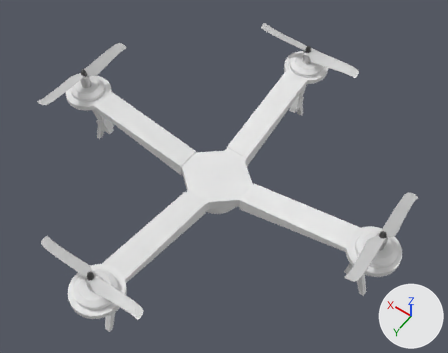
The Blender file Arman/Drone 1.blend, before and after one commit.
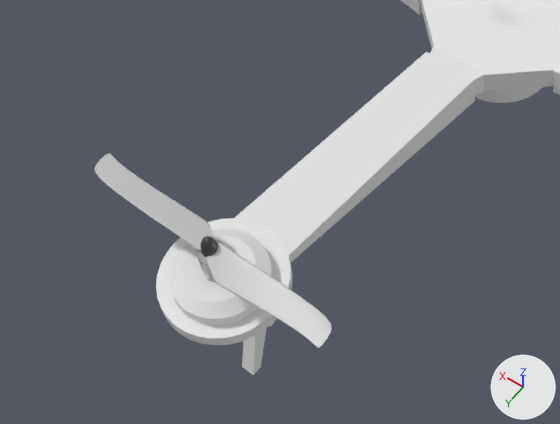
The first picture shows the older version from a 50 mm camera at (-9.47, 12.77, 20.5) aimed at (-0.16, -0.27, 0.01). The close-ups show both versions on the part from 0% to 54% of the width and 48% to 100% of the height of that picture; other places that the commit changed are outside them. Arrows for +X, +Y and +Z are at lower right; the lights stay in place.
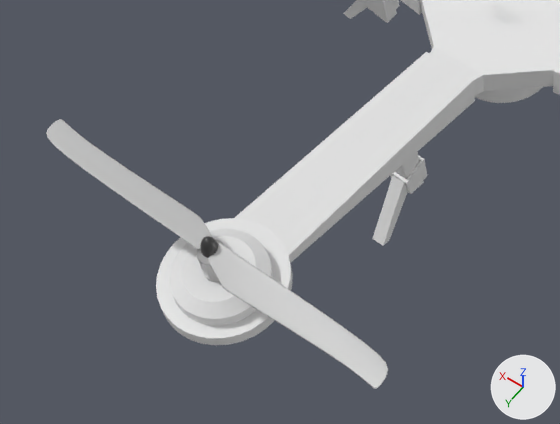
The change, as JSON lines over the scene's bpy script:
```json
{"op": "set", "path": "ob_lc1_1.location", "old": "(0.11, 6.77, -0.01)", "new": "(0.11, 2.88, -0.76)"}
{"op": "set", "path": "ob_lc1_1.rotation_euler", "old": "(-1.572, 0.0, 0.0)", "new": "(-1.295, 0.0, 0.0)", "note": "degrees (-90, 0, 0) -> degrees (-74, 0, 0)"}
{"op": "set", "path": "ob_lc2_1.location", "old": "(0.04, 6.47, -0.64)", "new": "(0.04, 2.77, -1.45)"}
{"op": "set", "path": "ob_lc3_1.location", "old": "(-0.15, 6.92, -1.37)", "new": "(-0.15, 3.39, -2.03)"}
{"op": "set", "path": "ob_lc3_1.rotation_euler", "old": "(0.0243, 0.0, 0.0)", "new": "(0.302, 0.0, 0.0)", "note": "degrees (1.4, 0, 0) -> degrees (17, 0, 0)"}
{"op": "set", "path": "ob_lc1_4.location", "old": "(6.73, -0.12, -0.01)", "new": "(3.06, -0.12, -0.79)"}
{"op": "set", "path": "ob_lc2_4.location", "old": "(6.43, -0.06, -0.64)", "new": "(2.94, -0.06, -1.48)"}
{"op": "set", "path": "ob_lc3_4.location", "old": "(6.87, 0.13, -1.37)", "new": "(3.55, 0.13, -2.07)"}
{"op": "set", "path": "ob_plane_003.scale", "old": "(1.33, 1.42, 1.0)", "new": "(1.9, 1.42, 1.0)"}
```

Pixel boxes [x1, y1, x2, y2] of what changed, in the close-ups (560 x 424 px):
```json
{"object": "Plane.003", "change": "rescaled", "before": [95, 153, 332, 348], "after": [46, 119, 388, 389], "on screen": "44% wider, 38% taller"}
{"object": "LC3.1", "change": "moved, turned", "before": [242, 329, 266, 375], "after": [372, 176, 407, 246]}
{"object": "LC2.1", "change": "moved", "after": [390, 155, 427, 194], "on screen": "not visible before"}
{"object": "LC2.4", "change": "moved", "after": [365, 0, 400, 19], "on screen": "not visible before"}
{"object": "LC1.1", "change": "moved, turned", "after": [395, 152, 424, 190], "on screen": "not visible before"}
{"object": "LC3.4", "change": "moved", "after": [343, 0, 367, 19], "on screen": "not visible before"}
{"object": "LC1.4", "change": "moved", "after": [374, 10, 397, 23], "on screen": "not visible before"}
```
